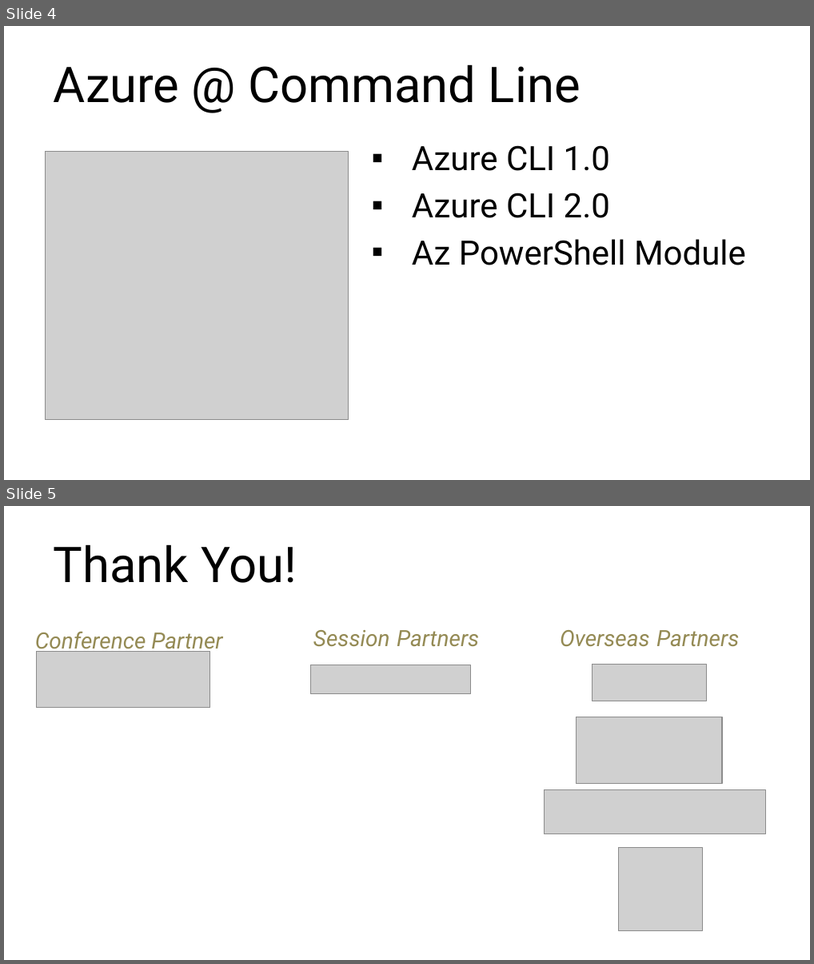
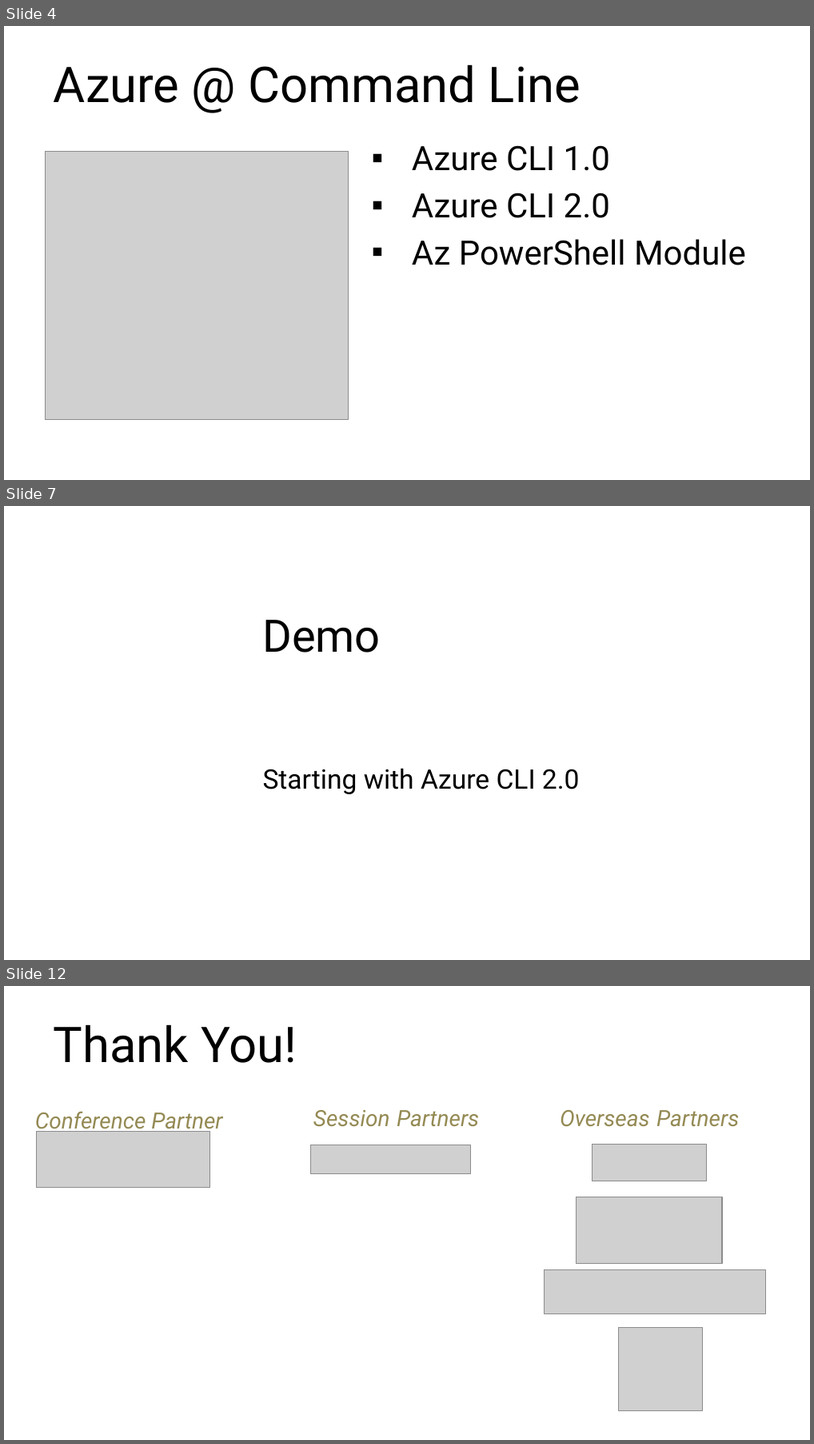
Before and after one commit to rchaganti/Presentations, a slide deck: ExpertsLiveIN2019/AzureAtTheCommandLine-Ravikanth.pptx. Shown one above the other, each under a label of ours: slides 4 and 5 before the commit, slides 4, 7 and 12 after it; the slides between them are not shown. The pictures are 814x964 and 814x1444 pixels, drawn with LibreOffice and Linux fonts; fonts in the diff are those of the drawing; grey boxes stand for pictures; background and template pictures are left out. Boxes give left, top, right and bottom in pixels: in the first picture for what was removed or moved away, otherwise in the second. Text is boxed around its words. In the diff, an @@ line names an element or a change of style, - is before the commit and + after.

```diff
--- a/ExpertsLiveIN2019/AzureAtTheCommandLine-Ravikanth.pptx
+++ b/ExpertsLiveIN2019/AzureAtTheCommandLine-Ravikanth.pptx
@@ slide 7 added at bbox=[4, 506, 810, 960], background picture (left out) @@
@@ title added at bbox=[263, 620, 381, 652], 40 pt, text #000000 @@
+Demo
@@ subtitle added at bbox=[263, 768, 580, 794], 24 pt, text #000000 @@
+Starting with Azure CLI 2.0
@@ what was slide 5 is now slide 12 @@
```
Also in this commit, not shown: 1 slide changed, 6 other slides added, 1 other file.
